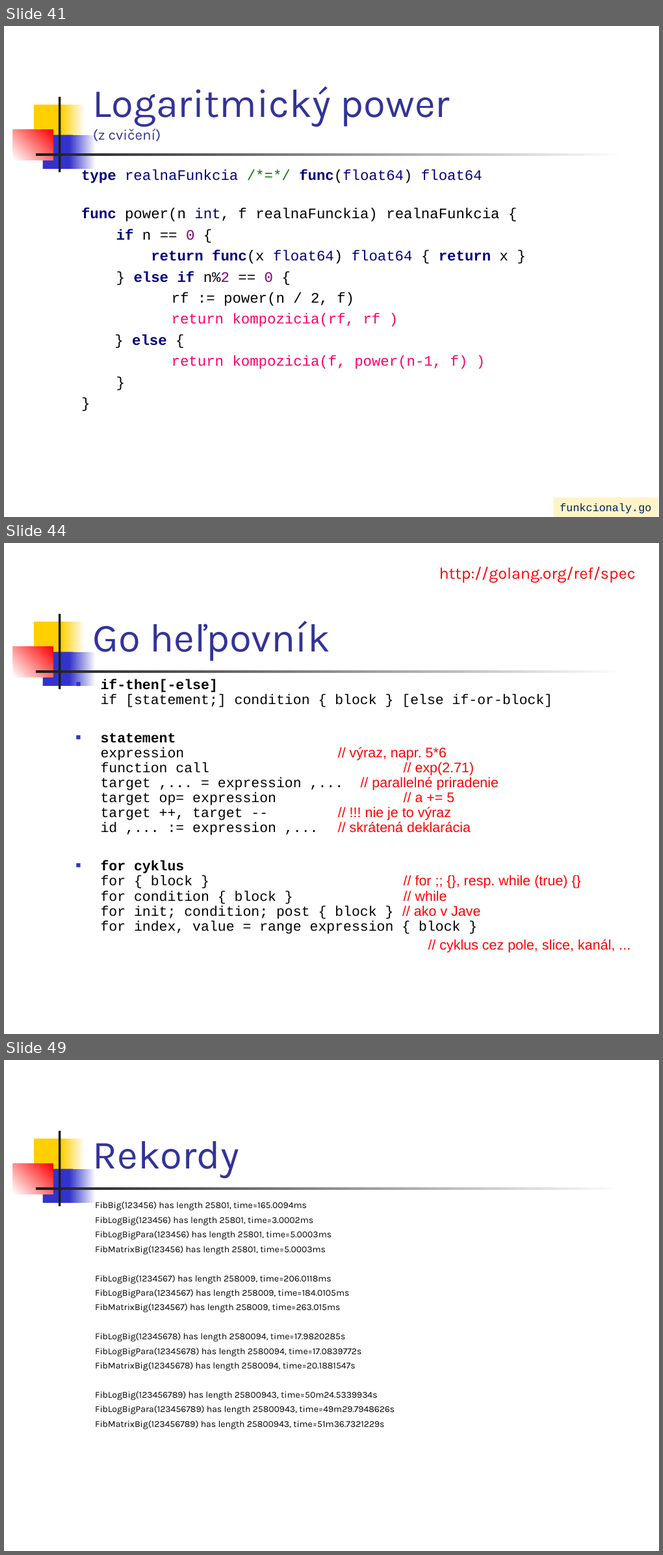
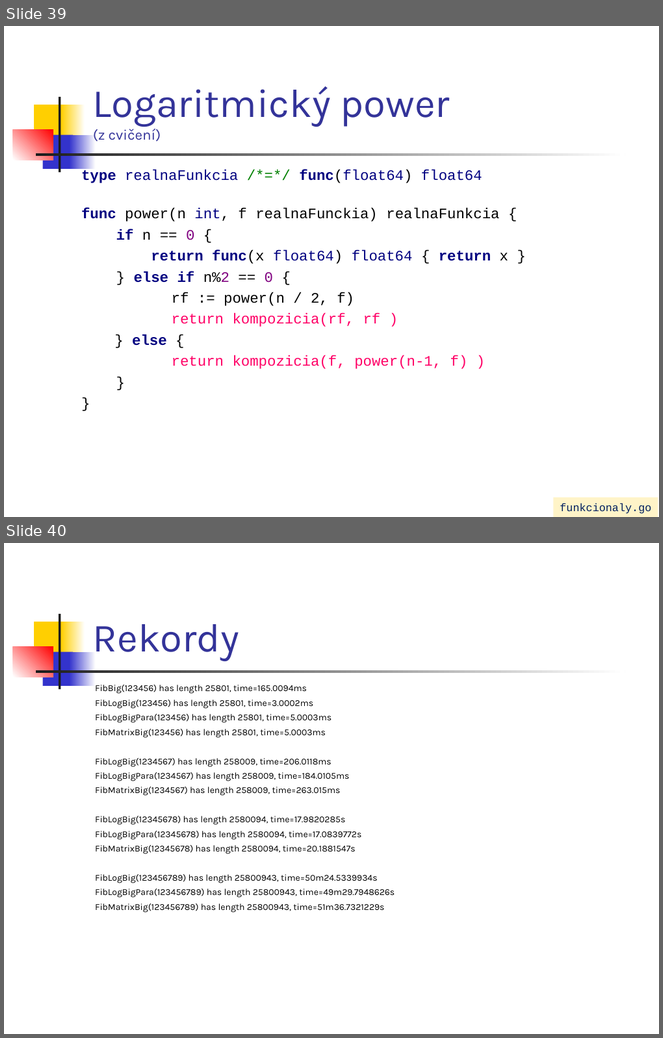
Before and after one commit to paradigmy/Prednasky, a slide deck: 02/go1.ppt. Shown one above the other, each under a label of ours: slides 41, 44 and 49 before the commit, slides 39 and 40 after it; the slides between them are not shown. The pictures are 663x1555 and 663x1038 pixels, drawn with LibreOffice and Linux fonts; fonts in the diff are those of the drawing. Boxes give left, top, right and bottom in pixels: in the first picture for what was removed or moved away, otherwise in the second. Text is boxed around its words. In the diff, an @@ line names an element or a change of style, - is before the commit and + after.

```diff
--- a/02/go1.ppt
+++ b/02/go1.ppt
@@ slide 44 removed at [4,543,659,1034], background #FFFFFF; not listed: 7 template elements that a slide beside it also shows @@
@@ text removed at [440,566,636,583] @@
-http://golang.org/ref/spec
@@ title removed at [93,621,330,661] @@
-Go heľpovník
@@ text removed at [101,679,615,953] @@
-■ if-then[-else]
-  if [statement;] condition { block } [else if-or-block]
-■ statement
-  expression // výraz, napr. 5*6
-  function call // exp(2.71)
-  target ,... = expression ,... // parallelné priradenie
-  target op= expression // a += 5
-  target ++, target -- // !!! nie je to výraz
-  id ,... := expression ,... // skrátená deklarácia
-■ for cyklus
-  for { block } // for ;; {}, resp. while (true) {}
-  for condition { block } // while
-  for init; condition; post { block } // ako v Jave
-  for index, value = range expression { block }
-// cyklus cez pole, slice, kanál, ...
@@ what was slide 41 is now slide 39 @@
@@ what was slide 49 is now slide 40 @@
```
Also in this commit, not shown: 5 slides changed, 8 other slides removed, 3 other files.
